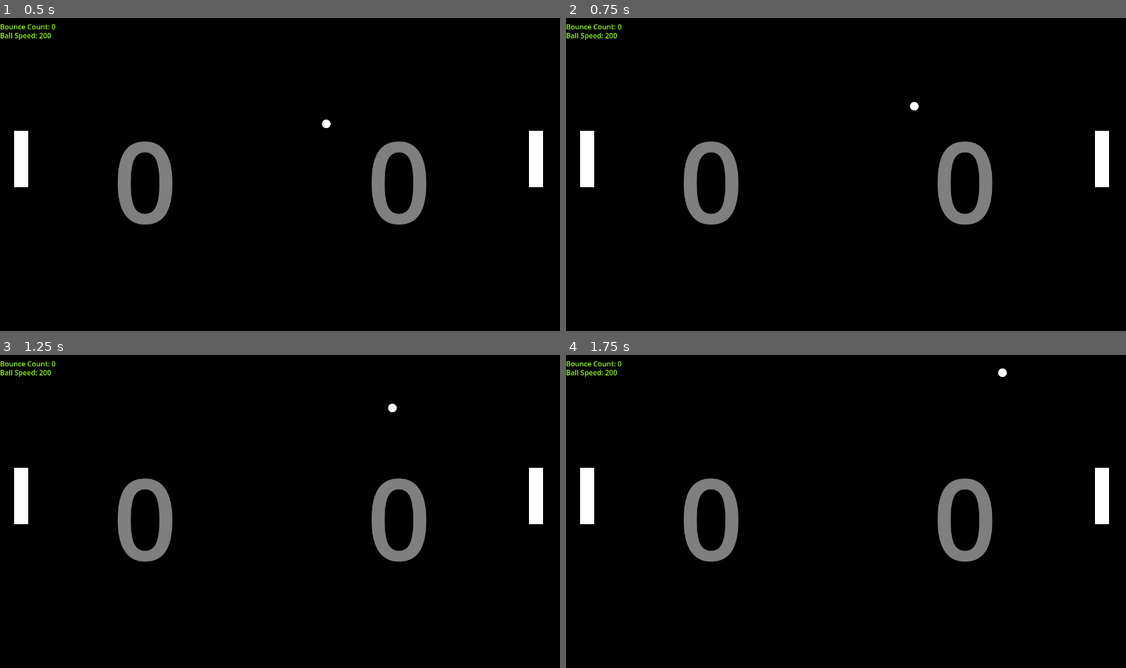
Above: before the commit, frames 1-4 (two rows, left to right).
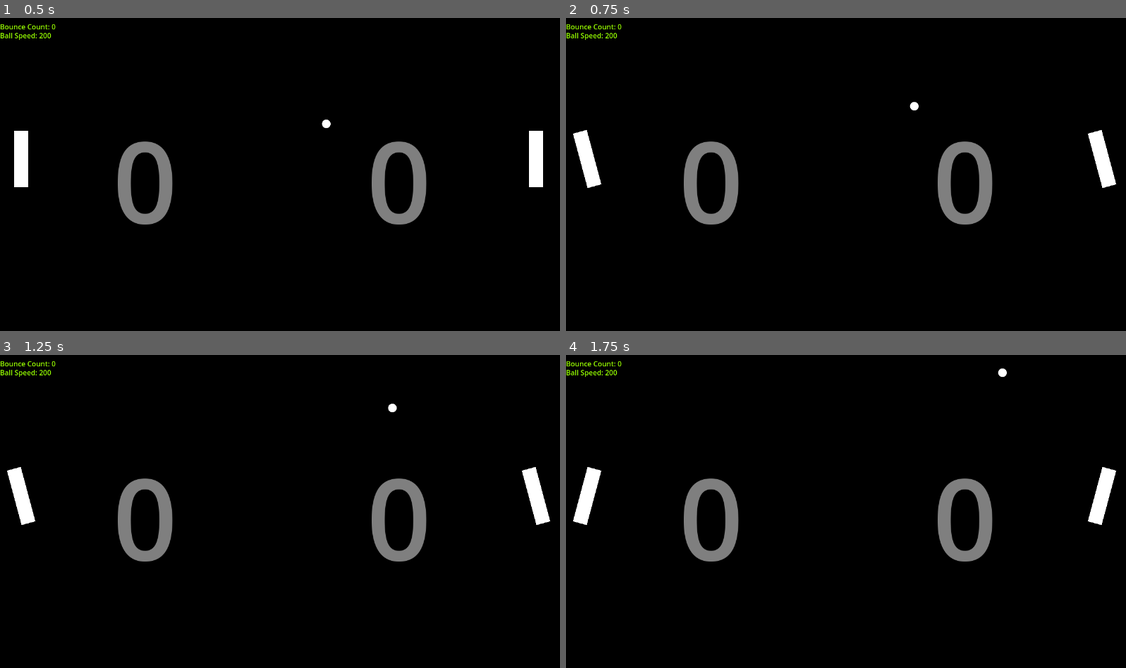
Above: after the commit, the same moments.

Repository: thejacer87/Pong
Game: Godot game, scene res://Main.tscn
Two runs of this game, one before a commit and one after it. Both use one fixed random seed, a clock stepped at 60 frames per second and the inputs below.
Inputs:
- Up to frame 1 (0.5 s): no input
- Up to frame 2 (0.75 s): hold A (paddle_rotate_up) from 0.53 s (still down); hold Space (smack, bound only after the commit) from 0.53 s (still down)
- Up to frame 3 (1.25 s): keep holding A (paddle_rotate_up); keep holding Space (smack, bound only after the commit)
- Up to frame 4 (1.75 s): release A (paddle_rotate_up) at 1.28 s; release Space (smack, bound only after the commit) at 1.28 s; hold D (paddle_rotate_down) from 1.28 s (still down); tap Space (smack, bound only after the commit) at 1.35 s

Frame 1 is identical in both runs. In frame 2, 0.5% of the frame differs, in the area x 1-99%, y 35-55%; in frame 3, 0.5%; in frame 4, 0.5%.

Commit message:
fix animation

Diff:
--- a/Paddle.gd
+++ b/Paddle.gd
@@ -5,19 +5,20 @@
 const JUMP_VELOCITY = -400.0
 @onready var score = 0
 
-# Get the gravity from the project settings to be synced with RigidBody nodes.
-var gravity = ProjectSettings.get_setting("physics/2d/default_gravity")
-
 
 func _physics_process(delta):
+	var rotate = Input.get_axis("paddle_rotate_up", "paddle_rotate_down")
+	rotation = deg_to_rad(15.0) * rotate
 
-	# Get the input direction and handle the movement/deceleration.
-	# As good practice, you should replace UI actions with custom gameplay actions.
 	var direction = Input.get_axis("paddle_up", "paddle_down")
 	velocity.y = direction * SPEED
 
 	move_and_slide()
+	pass
 
+func _input(event):
+	if event.is_action_pressed("smack"):
+		$AnimationPlayer.play("Smack")
 
 func add_points(points = 1):
 	score += points
--- a/Paddle.tscn
+++ b/Paddle.tscn
@@ -6,6 +6,33 @@
 [sub_resource type="RectangleShape2D" id="RectangleShape2D_wurd3"]
 size = Vector2(32, 128)
 
+[sub_resource type="Animation" id="Animation_rx106"]
+length = 0.001
+tracks/0/type = "value"
+tracks/0/imported = false
+tracks/0/enabled = true
+tracks/0/path = NodePath("Sprite2D:position")
+tracks/0/interp = 1
+tracks/0/loop_wrap = true
+tracks/0/keys = {
+"times": PackedFloat32Array(0),
+"transitions": PackedFloat32Array(1),
+"update": 0,
+"values": [Vector2(0, 0)]
+}
+tracks/1/type = "value"
+tracks/1/imported = false
+tracks/1/enabled = true
+tracks/1/path = NodePath("CollisionShape2D:position")
+tracks/1/interp = 1
+tracks/1/loop_wrap = true
+tracks/1/keys = {
+"times": PackedFloat32Array(0),
+"transitions": PackedFloat32Array(1),
+"update": 0,
+"values": [Vector2(0, 0)]
+}
+
 [sub_resource type="Animation" id="Animation_cof5b"]
 resource_name = "Smack"
 length = 0.5
@@ -13,7 +40,7 @@
 tracks/0/type = "value"
 tracks/0/imported = false
 tracks/0/enabled = true
-tracks/0/path = NodePath(".:position")
+tracks/0/path = NodePath("Sprite2D:position")
 tracks/0/interp = 1
 tracks/0/loop_wrap = true
 tracks/0/keys = {
@@ -22,25 +49,22 @@
 "update": 0,
 "values": [Vector2(0, 0), Vector2(64, 0), Vector2(0, 0)]
 }
-
-[sub_resource type="Animation" id="Animation_yrhnm"]
-length = 0.001
-tracks/0/type = "value"
-tracks/0/imported = false
-tracks/0/enabled = true
-tracks/0/path = NodePath(".:position")
-tracks/0/interp = 1
-tracks/0/loop_wrap = true
-tracks/0/keys = {
-"times": PackedFloat32Array(0),
-"transitions": PackedFloat32Array(1),
+tracks/1/type = "value"
+tracks/1/imported = false
+tracks/1/enabled = true
+tracks/1/path = NodePath("CollisionShape2D:position")
+tracks/1/interp = 1
+tracks/1/loop_wrap = true
+tracks/1/keys = {
+"times": PackedFloat32Array(0, 0.1),
+"transitions": PackedFloat32Array(1, 1),
 "update": 0,
-"values": [Vector2(0, 0)]
+"values": [Vector2(0, 0), Vector2(0, 0)]
 }
 
 [sub_resource type="AnimationLibrary" id="AnimationLibrary_3v3gv"]
 _data = {
-"RESET": SubResource("Animation_yrhnm"),
+"RESET": SubResource("Animation_rx106"),
 "Smack": SubResource("Animation_cof5b")
 }
 
--- a/project.godot
+++ b/project.godot
@@ -63,6 +63,11 @@
 , Object(InputEventKey,"resource_local_to_scene":false,"resource_name":"","device":0,"window_id":0,"alt_pressed":false,"shift_pressed":false,"ctrl_pressed":false,"meta_pressed":false,"pressed":false,"keycode":0,"physical_keycode":4194321,"unicode":0,"echo":false,"script":null)
 ]
 }
+smack={
+"deadzone": 0.5,
+"events": [Object(InputEventKey,"resource_local_to_scene":false,"resource_name":"","device":0,"window_id":0,"alt_pressed":false,"shift_pressed":false,"ctrl_pressed":false,"meta_pressed":false,"pressed":false,"keycode":0,"physical_keycode":32,"unicode":0,"echo":false,"script":null)
+]
+}
 
 [layer_names]
 
